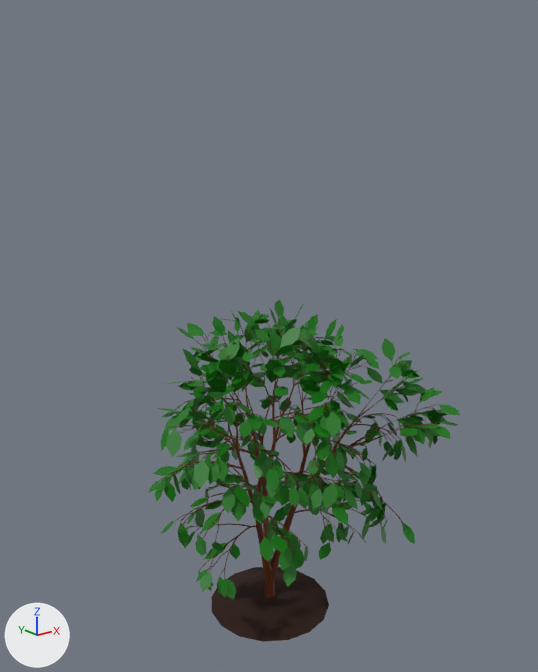
The glTF model assets/models/trees/TreeStage4.glb: old version first, new version second.
Before and after are seen from a 50 mm lens placed at (-3.14, -3.91, 3.76), pointed at (-0.05, -0.05, 2.22). The lights are fixed; the arrows at lower left show +X, +Y and +Z. Where no turn or scale is listed for an object, it has been applied to the vertices.

In view in the first picture: 'Cone', 'leaves', 'stage2'.
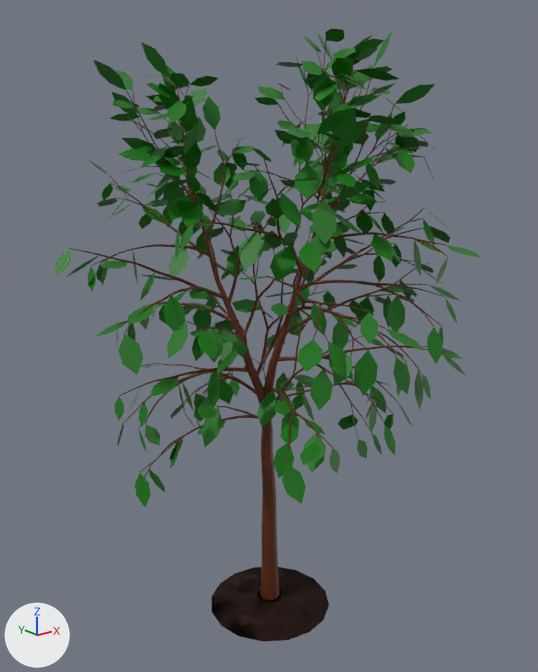
The newer file is also rescaled (x0.55), turned or shifted as a whole; pictures and numbers use the older file's frame.

Patch to the scene script:
```diff
--- a/assets/models/trees/TreeStage4.glb.py
+++ b/assets/models/trees/TreeStage4.glb.py
@@ me_leaves_006 @@
+me_leaves_006.from_pydata(...)  # 3013 vertices, 2012 faces; spans x -1.43..1.3, y -1.48..1.31, z 1.18..4.22
+me_leaves_006.materials.append(mat_leaf)  # dark green #097000
@@ me_tree_006 @@
+me_tree_006.from_pydata(...)  # 14008 vertices, 24864 faces; spans x -1.31..1.12, y -1.26..1.17, z 0.0..4.14
+me_tree_006.materials.append(mat_wood)  # brown #5a2600
@@ ob_stage2 @@
-ob_stage2 = bpy.data.objects.new('stage2', me_tree)
-ob_stage2.location = (0.0, 0.0, 0.0)
@@ ob_leaves @@
-ob_leaves = bpy.data.objects.new('leaves', me_leaves)
-ob_leaves.location = (0.0, 0.0, 0.0)
@@ ob_leaves_005 @@
+ob_leaves_005 = bpy.data.objects.new('leaves.005', me_leaves_006)
+ob_leaves_005.location = (0.0, 0.0, -0.026)
@@ ob_stage3_001 @@
+ob_stage3_001 = bpy.data.objects.new('stage3.001', me_tree_006)
+ob_stage3_001.location = (0.0, 0.0, -0.026)
```

What differs and where, as boxes (x1, y1, x2, y2) in the pictures (538 x 672 px):
'leaves.005', added (green): after (55, 29, 481, 507)
'leaves', deleted (green): before (148, 300, 460, 599)
'stage3.001', added (brown): after (69, 41, 448, 601)
'stage2', deleted: before (160, 317, 439, 598)
